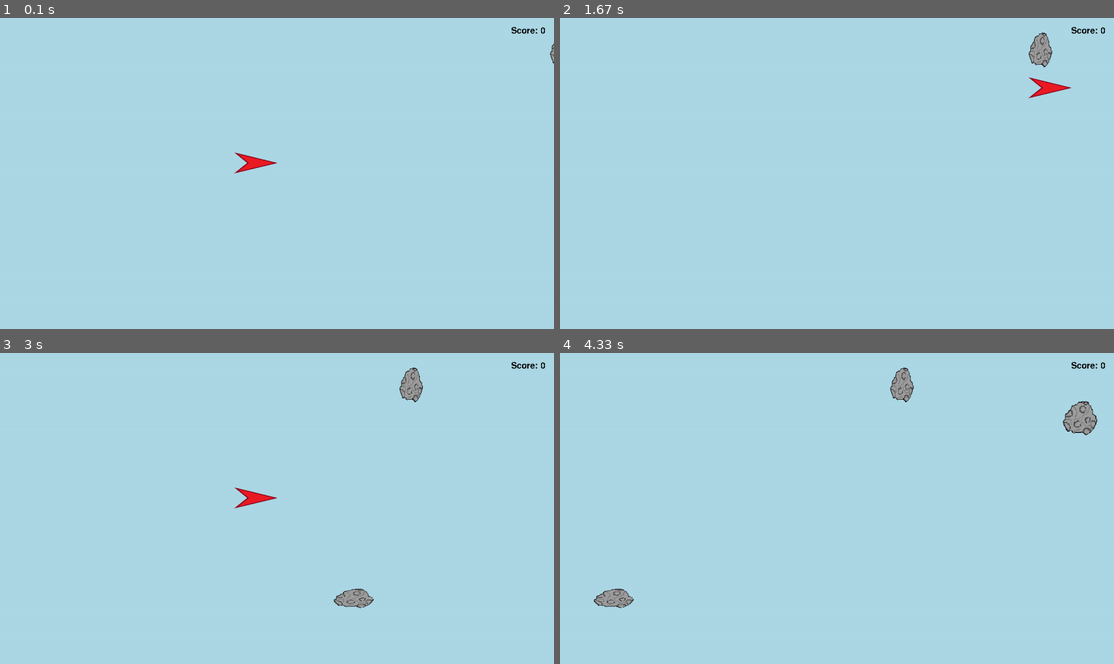
Above: before the commit, frames 1-4 (two rows, left to right).
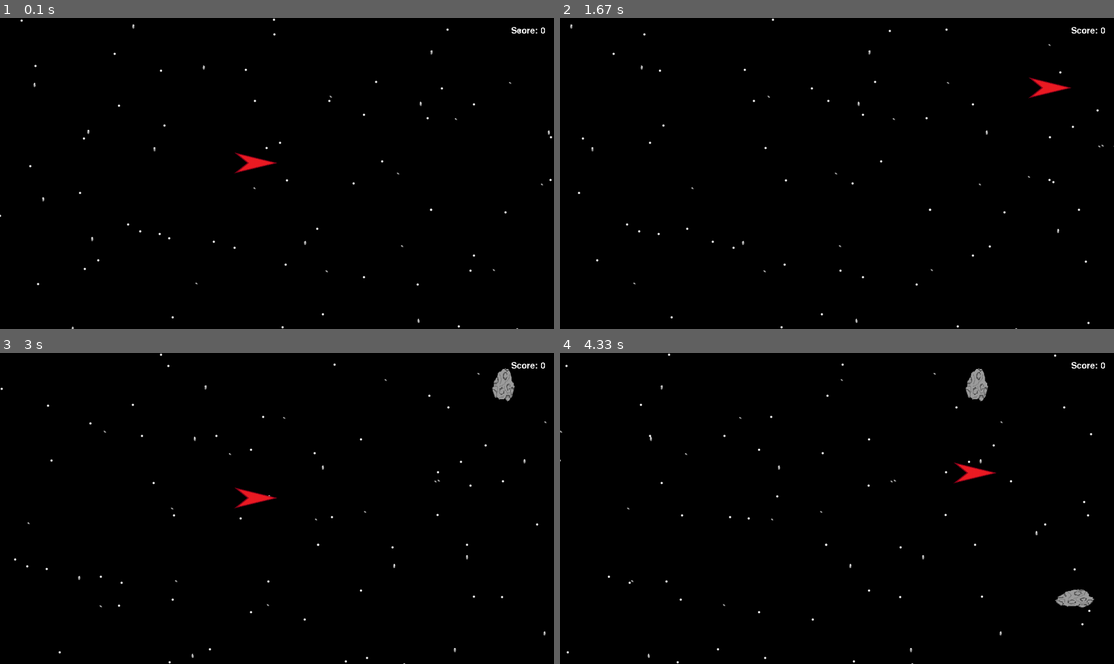
Above: after the commit, the same moments.

Repository: MHNewland/SDEV265
Game: pygame game, started from GameManager.py
The game is run twice, just before and just after one commit, with the same random seed, the same clock (stepped at 60 frames per second) and the same inputs.
Inputs:
- Up to frame 1 (0.1 s): no input
- Up to frame 2 (1.67 s): hold D 0.33-0.8 s; hold W 0.83-1.13 s; hold D 1.17-1.63 s
- Up to frame 3 (3 s): hold A 1.67-2.2 s; hold S 2.23-2.53 s; hold A 2.57-2.97 s
- Up to frame 4 (4.33 s): hold W 3-3.37 s; hold D 3.4-4.03 s; hold S from 4.07 s (still down)

The runs differ from the first frame. In frame 1, 100% of the frame differs, in the area x 0-100%, y 0-100%; in frame 2, 100%; in frame 3, 100%; in frame 4, 100%.

Commit message:
New files:     -Background images     -Background class         -moves the image to the left at whatever             rate of speed it was instantiated with     -MenuManager class         -Not implemented yet         -Will be used to handle navigation between             menus and game screen.     -ScoreManager class         -handles the calculation of score as well             as handling high-score storage/retrieval     -high_scores.json         -test json to store a list of the high scores
Updated files:
    -GameManager
        -updated to include moving backgrounds for
            parallax effect
    -Meteor and Player classes
        -removed position attribute as it wasn't
            being used.

Diff:
--- /dev/null
+++ b/Background.py
@@ -0,0 +1,36 @@
+import pygame
+
+class Background(pygame.sprite.Sprite):
+    #pygame.sprite variables
+    image: pygame.surface
+    rect: pygame.rect
+
+    img_str: str
+    screen: pygame.surface
+    speed: int
+    position: pygame.Vector2
+    spawned_next: bool
+
+    def __init__(self, screen, img_str: str, speed: int, *initial: bool):
+        super().__init__()
+        self.screen = screen
+        self.img_str = img_str
+        self.image = pygame.image.load(img_str).convert_alpha()
+        self.speed = speed
+        if(initial):
+            self.rect = self.image.get_rect()
+        else:
+            self.rect = self.image.get_rect(left=self.screen.get_bounding_rect().right + self.image.get_width()/2)
+
+        self.spawned_next = False
+
+
+    def move_background(self, dt):
+        self.rect.move_ip(-self.speed*dt,0)
+        if(not self.spawned_next and
+           self.rect.left <= self.screen.get_bounding_rect().right):
+            self.spawned_next = True
+            return True
+
+        if (self.rect.right < 0):
+            self.kill()
--- a/GameManager.py
+++ b/GameManager.py
@@ -1,7 +1,8 @@
 import pygame
 import Player
 import Meteor
-import array
+import ScoreManager
+import Background
 
 # pygame setup
 pygame.init()
@@ -11,19 +12,20 @@
 running = True
 dt = 0
 
-score = 0
+background_array = pygame.sprite.Group()
+background_near = Background.Background(screen, "background_near.png", 300, True)
+background_med = Background.Background(screen, "background_med.png", 200, True)
+background_far = Background.Background(screen, "background_far.png", 100, True)
+background_array.add([background_near, background_med, background_far])
+score_manager = ScoreManager.ScoreManager(screen)
 
 meteor_spawn_delay = 2
 meteor_timer = 0
+meteor_array = pygame.sprite.Group()
 
-meteor_array = pygame.sprite.Group(Meteor.Meteor(screen))
-
-player_sprite = pygame.sprite.GroupSingle(Player.Player(screen))
+player_sprite = pygame.sprite.GroupSingle()
 ship = Player.Player(screen)
 player_sprite.add(ship)
-
-score_font = pygame.font.Font(size= 30)
-
 
 while running:
     meteor_timer+=dt
@@ -33,7 +35,7 @@
 
     for m in meteor_array:
         if(m.move_meteor(dt)):
-            score +=1
+            score_manager.current_score +=1
 
     # poll for events
     # pygame.QUIT event means the user clicked X to close your window
@@ -42,23 +44,27 @@
             running = False
 
     # fill the screen with a color to wipe away anything from last frame
-    screen.fill("light blue")
+    screen.fill("black")
+    for b in background_array.sprites():
+        if(b.move_background(dt)):
+            background_array.add(Background.Background(screen, b.img_str, b.speed))
+    background_array.draw(screen)
     player_sprite.sprite.move_ship(dt)
-
-    score_text = score_font.render( f"Score: {score}",False, (0,0,0))
-    score_posX = screen.get_bounding_rect().right - score_text.get_width() - 20
 
     meteor_array.draw(screen)
     player_sprite.draw(screen)
-    screen.blit(score_text, (score_posX,20))
+    score_text, score_pos = score_manager.draw()
+    screen.blit(score_text, score_pos)
 
 
     for m in meteor_array.sprites():
-        player_sprite.sprite.check_invulnerable(dt)
-        if pygame.sprite.spritecollide(m, player_sprite, False, pygame.sprite.collide_mask):
-            if(not (player_sprite.sprite.invulnerable)):
-                print("hit")
-                player_sprite.sprite.invulnerable = True
+        if(not player_sprite.sprite.invulnerable):
+            if pygame.sprite.spritecollide(m, player_sprite, False, pygame.sprite.collide_mask):
+                if(player_sprite.sprite.hit()):
+                    running = False
+        else:
+            player_sprite.sprite.check_invulnerable(dt)
+
 
 
 
@@ -67,9 +73,11 @@
     # flip() the display to put your work on screen
     pygame.display.flip()
 
-    # limits FPS to 60
+    # limits FPS to 30
     # dt is delta time in seconds since last frame, used for framerate-
     # independent physics.
-    dt = clock.tick(60) / 1000
+    dt = clock.tick(30) / 1000
+
+pygame.time.wait(1000)
 
 pygame.quit()
--- /dev/null
+++ b/MenuManager.py
@@ -0,0 +1 @@
+import pygame
--- a/Meteor.py
+++ b/Meteor.py
@@ -3,15 +3,19 @@
 import math
 
 class Meteor(pygame.sprite.Sprite):
+    #pygame.sprite variables
+    image: pygame.surface
+    rect: pygame.rect
 
-    meteor_pos: pygame.Vector2
+    #position: pygame.Vector2
     screen: pygame.surface
     speed: int
+    mask: pygame.mask
 
     def __init__(self, screen:pygame.surface):
         super().__init__()
         self.screen = screen
-        self.image = pygame.image.load("meteor.png")
+        self.image = pygame.image.load("meteor.png").convert_alpha()
         imgWidth = random.randint(50,100)
         imgHeight = random.randint(50,100)
         imgSize = (imgWidth, imgHeight)
@@ -22,13 +26,13 @@
         yMin = imgHeight/2
         yMax = self.screen.get_bounding_rect().bottom - imgHeight/2
         meteor_posY = random.randint(math.floor(yMin), math.floor(yMax))
-        self.meteor_pos = pygame.Vector2(meteor_posX, meteor_posY)
+        #self.position = pygame.Vector2(meteor_posX, meteor_posY)
         self.speed = random.randint(100,600)
 
         self.rect = self.image.get_rect(top=meteor_posY-imgHeight/2, left=meteor_posX-imgWidth/2)
 
     def move_meteor(self, dt):
         self.rect.move_ip(-self.speed*dt,0)
-        if (self.rect.left < 0-self.rect.width/2):
+        if (self.rect.right < 0):
             self.kill()
             return True
--- a/Player.py
+++ b/Player.py
@@ -1,26 +1,33 @@
 import pygame
-import math
 
 class Player(pygame.sprite.Sprite):
+    #pygame.sprite variables
+    image: pygame.surface
+    rect:pygame.rect
 
-    player_pos: pygame.Vector2
     screen: pygame.surface
-    invulnerable = False
-    invulnerable_time = 3
-    timer = 0
-    blank_img = pygame.surface
-    ship_image = pygame.surface
-    flip_image = True
-    flip_timer = 0
-    flip_speed = 1/4
+    position: pygame.Vector2
+    ship_image: pygame.surface
+    blank_img: pygame.surface
+    mask: pygame.mask
+
+    invulnerable: bool
+    invulnerable_time: int
+    invulnerable_timer:float
+
+    blink_image: bool
+    blink_timer: int
+    blink_speed: float
+
+    lives:int
 
     def __init__(self, screen:pygame.surface):
         super().__init__()
         self.screen = screen
-        self.player_pos = pygame.Vector2(screen.get_width() / 2, screen.get_height() / 2)
+        self.position = pygame.Vector2(screen.get_width() / 2, screen.get_height() / 2)
+        self.ship_image = pygame.image.load("ship.png").convert_alpha()
+        self.blank_img = pygame.image.load("blank.png")
 
-        self.ship_image = pygame.image.load("ship.png")
-        self.blank_img = pygame.image.load("blank.png")
         imgSize = (100,50)
         self.image = pygame.transform.scale(self.ship_image, imgSize)
         self.ship_image = self.image.copy()
@@ -29,7 +36,16 @@
         ship_left = screen.get_width()/2 - self.image.get_width()
         ship_top = screen.get_height()/2 - self.image.get_height()
         self.rect = self.image.get_rect(top=ship_top, left=ship_left)
-        self.timer = 0
+
+        self.invulnerable = False
+        self.invulnerable_time = 3
+        self.invulnerable_timer = 0
+
+        self.blink_image = False
+        self.blink_timer = 0
+        self.blink_speed = 1/8
+
+        self.lives=3
 
     def move_ship(self, dt):
         #if dt isn't an int or float, error
@@ -50,27 +66,28 @@
         #return self.rect
 
     def check_invulnerable(self, dt):
-        if(not self.invulnerable):
-            return
+        self.invulnerable_timer += dt
+        self.blink_timer += dt
 
-        self.timer += dt
-        self.flip_timer += dt
-
-        if( self.timer >= self.invulnerable_time):
-            self.timer = 0
+        if( self.invulnerable_timer >= self.invulnerable_time):
+            self.invulnerable_timer = 0
             self.invulnerable = False
             self.image = self.ship_image
         else:
-            if(self.flip_timer >= self.flip_speed):
-                print(self.flip_timer)
+            if(self.blink_timer >= self.blink_speed):
                 self.flip_img()
-                self.flip_timer = 0
+                self.blink_timer = 0
 
     def flip_img(self):
-        self.flip_image = not self.flip_image
-        if(self.flip_image):
-            print("blank")
+        self.blink_image = not self.blink_image
+        if(self.blink_image):
             self.image = self.blank_img
         else:
             self.image = self.ship_image
-            print("ship")
+
+
+    def hit(self):
+        if(self.lives == 0):
+            return True
+        self.invulnerable = True
+        self.lives -=1
--- /dev/null
+++ b/ScoreManager.py
@@ -0,0 +1,39 @@
+import pygame
+import json
+
+class ScoreManager():
+
+    #json_format
+    #{
+    #   "scores"[
+    #       {"initials": "score"},
+    #       {"initials": "score"}
+    #   ]
+    #}
+
+    high_scores: list
+    current_score: int
+    screen: pygame.surface
+    score_font: pygame.font
+    score_text: pygame.surface
+    score_pos: pygame.rect
+
+    def __init__(self, screen: pygame.surface):
+        self.score_font = pygame.font.Font(size= 30)
+        self.screen = screen
+        self.current_score = 0
+        self.high_scores = list()
+        self.score_text = self.score_font.render( f"Score: {self.current_score}",False, (255,255,255))
+        self.score_pos = (self.screen.get_bounding_rect().right - self.score_text.get_width() - 20, 20)
+
+        with open("high_scores.json") as hs:
+            scores = json.load(hs)
+            #print(f"{score['initials']}:\t{score['score']}")
+            self.high_scores = sorted(scores["highscores"], key=lambda d: d["score"], reverse=True)
+            #for test in self.high_scores:
+            #    print(test)
+
+    def draw(self):
+        self.score_text = self.score_font.render( f"Score: {self.current_score}",False, (255,255,255))
+        self.score_pos = (self.screen.get_bounding_rect().right - self.score_text.get_width() - 20, 20)
+        return self.score_text, self.score_pos
--- /dev/null
+++ b/high_scores.json
@@ -0,0 +1,15 @@
+{
+    "highscores":
+        [
+            {"initials":"AAA", "score":100},
+            {"initials":"AAA", "score":100},
+            {"initials":"AAA", "score":100},
+            {"initials":"AAA", "score":100},
+            {"initials":"AAA", "score":100},
+            {"initials":"AAA", "score":10000},
+            {"initials":"AAA", "score":100},
+            {"initials":"AAA", "score":100000},
+            {"initials":"AAA", "score":100},
+            {"initials":"AAA", "score":1000}
+        ]
+  }
Binary file added: background_far.png
Binary file added: background_med.png
Binary file added: background_near.png
